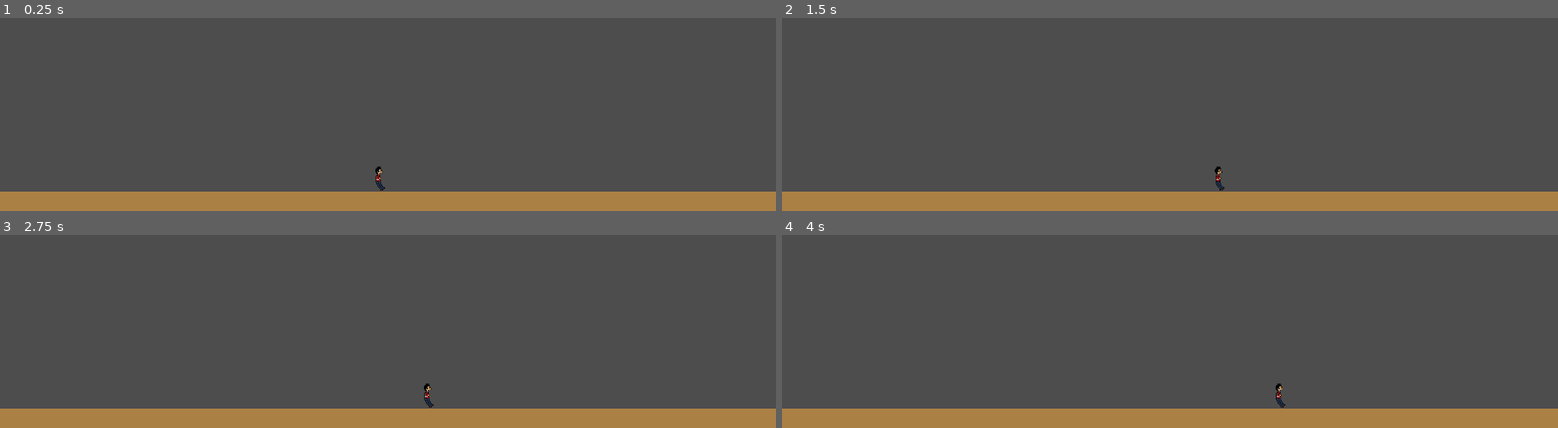
Above: before the commit, frames 1-4 (two rows, left to right).
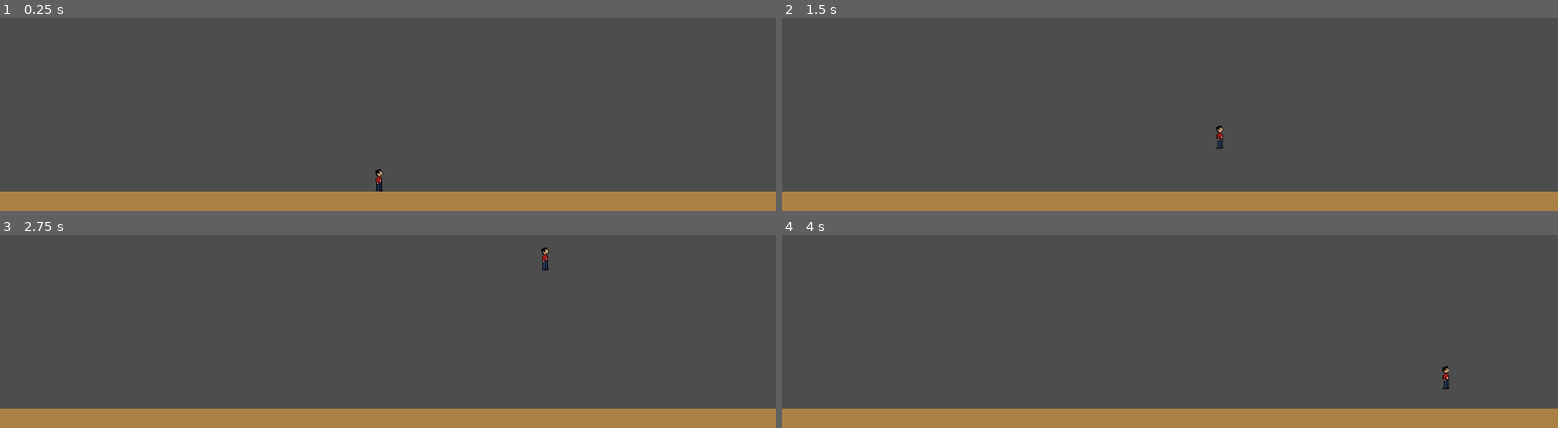
Above: after the commit, the same moments.

Repository: loganmacdougall/GlobalGameJam2025
Game: Godot game, scene res://scenes/floors/floor_00.tscn
Two runs of this game, one before a commit and one after it. Both use one fixed random seed, a clock stepped at 60 frames per second and the inputs below. The project has no main scene, so this scene is started directly.
Inputs:
- Up to frame 1 (0.25 s): no input
- Up to frame 2 (1.5 s): tap Enter at 0.5 s; hold Space (Jump) 0.53-1.28 s; hold Right (Right) from 0.53 s (still down); tap Space (Jump) at 1.35 s
- Up to frame 3 (2.75 s): tap Space (Jump) at 1.52, 1.82 s; tap Enter at 2 s; release Right (Right) at 2.03 s; hold Left (Left) from 2.03 s (still down); hold Space (Jump) from 2.03 s (still down)
- Up to frame 4 (4 s): release Left (Left) at 2.78 s; release Space (Jump) at 2.78 s; hold Right (Right) from 2.78 s (still down); tap Space (Jump) at 2.85, 3.02, 3.32 s; hold Space (Jump) from 3.53 s (still down)

The runs differ from the first frame. In frame 1, less than 0.1% of the frame differs, in the area x 48-50%, y 76-90%; in frame 2, 0.2%; in frame 3, 0.2%, in the area x 54-71%, y 6-90%; in frame 4, 0.2%.

Commit message:
Finished player movement

Diff:
--- a/nodes/player.tscn
+++ b/nodes/player.tscn
@@ -81,4 +81,4 @@
 [node name="AnimatedSprite2D" type="AnimatedSprite2D" parent="."]
 position = Vector2(-2, -2)
 sprite_frames = SubResource("SpriteFrames_5qilq")
-animation = &"going_left"
+animation = &"ready_to_blow"
--- a/scripts/player.gd
+++ b/scripts/player.gd
@@ -3,38 +3,76 @@
 const SPEED = 100.0
 const JUMP_VELOCITY = -400.0
 const BLOW_RATE = 0.5
+const FLUTTER_POWER = 100.0
+const MIN_BUBBLE_POWER = 500
+const MAX_BUBBLE_POWER = 900
 
+var previously_on_floor = true
+var just_landed_on_floor : bool :
+	get():
+		return is_on_floor() and not previously_on_floor
 var blowing_bubble = false
 var bubble_size = 0.0
 
+var base_gravity: float = ProjectSettings.get_setting("physics/2d/default_gravity")
+var gravity: float:
+	get():
+		if bubble_size > 0:
+			return base_gravity - lerpf(MIN_BUBBLE_POWER, MAX_BUBBLE_POWER, min(bubble_size, 1))
+		else:
+			return base_gravity
+
 func _physics_process(delta: float) -> void:
-	var direction = Input.get_axis("Left", "Right")
-	var pressing_jump = Input.is_action_pressed("Jump")
+	handle_bubble_blowing(delta)
+	handle_jumping()
+
+	if is_on_floor():
+		handle_walking()
+	else:
+		handle_fluttering(delta)
+
+	velocity.y = min(velocity.y + gravity * delta, gravity / 2)
+	previously_on_floor = is_on_floor()
+
+	move_and_slide()
+
+func handle_bubble_blowing(delta: float):
 	var just_pressed_jump = Input.is_action_just_pressed("Jump")
+	var just_released_jump = Input.is_action_just_released("Jump")
+
+	if is_on_floor() and just_pressed_jump:
+		blowing_bubble = true
+	elif just_released_jump:
+		blowing_bubble = false
+
+	if just_landed_on_floor:
+		bubble_size = 0
+
+	if blowing_bubble:
+		bubble_size += BLOW_RATE * delta
+
+	if bubble_size > 0:
+		gravity = base_gravity - lerpf(MIN_BUBBLE_POWER, MAX_BUBBLE_POWER, min(bubble_size, 1))
+	else:
+		gravity = base_gravity
+
+func handle_jumping():
 	var just_released_jump = Input.is_action_just_released("Jump")
 	var on_floor = is_on_floor()
 
-	# Get the input direction and handle the movement/deceleration.
-	# As good practice, you should replace UI actions with custom gameplay actions.
+	if just_released_jump and on_floor:
+		print(gravity)
+		velocity.y = JUMP_VELOCITY
+
+func handle_fluttering(delta: float):
+	var direction = Input.get_axis("Left", "Right")
+
+	velocity.x += direction * delta * FLUTTER_POWER
+
+func handle_walking():
+	var direction = Input.get_axis("Left", "Right")
+
 	if direction:
 		velocity.x = direction * SPEED
 	else:
 		velocity.x = move_toward(velocity.x, 0, SPEED)
-
-	move_and_slide()
-
-func handle_blowing_bubble(delta: float):
-	var just_pressed_jump = Input.is_action_just_pressed("Jump")
-	var just_released_jump = Input.is_action_just_released("Jump")
-	var on_floor = is_on_floor()
-
-	if on_floor and just_pressed_jump:
-		blowing_bubble = true
-	elif just_released_jump:
-		blowing_bubble = false
-
-	if blowing_bubble:
-		bubble_size += BLOW_RATE * delta
-
-func handle_walking():
-	pass
